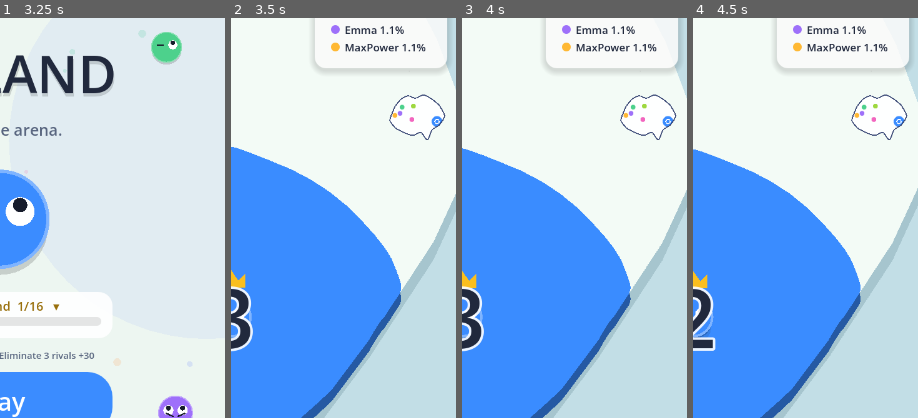
Above: before the commit, frames 1-4 (left to right).
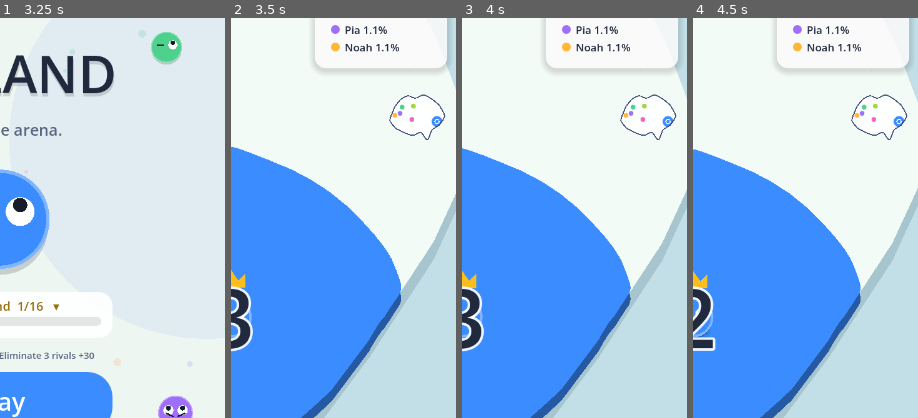
Above: after the commit, the same moments.

Repository: Tourist105/inkland
Game: Godot game, scene res://scenes/Home.tscn
Two runs of this game, one before a commit and one after it. Both use one fixed random seed, a clock stepped at 60 frames per second and the inputs below.
Inputs (mouse positions are % of the whole screen's width and height, from its top left):
- Up to frame 1 (3.25 s): click "Play" at 0.5 s; click "Play" at 1.25 s; click "Start big (AD)" at 2 s; click "Start big (AD)" at 2.75 s
- Up to frame 2 (3.5 s): no input
- Up to frame 3 (4 s): move the mouse to (72, 45) at 3.52 s; hold Right (ui_right) from 3.53 s (still down); click (72, 45) at 3.67 s
- Up to frame 4 (4.5 s): release Right (ui_right) at 4.25 s; click (7, 4) at 4.25 s
The pictures show only the part of the screen within x 50-100%, y 13-63%; the shares and areas given below are measured in that part.

Frame 1 is identical in both runs. In frame 2, 0.7% of the frame differs, in the area x 51-87%, y 2-9%; in frame 3, 0.7%; in frame 4, 0.7%.

Commit message:
Bots respawn with fresh names — a long map stays lively with new rivals
Co-Authored-By: Claude Fable 5 <noreply@anthropic.com>

Diff:
--- a/scripts/Arena.gd
+++ b/scripts/Arena.gd
@@ -321,8 +321,10 @@
 			p.respawn_in = RESPAWN
 			return
 		p.home = spot
+		# A returning rival reads as a NEW player — fresh name (and, in Blitz,
+		# a fresh ink colour). Keeps a long map lively.
+		p.display_name = BOT_NAMES[randi() % BOT_NAMES.size()]
 		if Game.blitz:
-			# Blitz: rivals return as a FRESH ink colour, like a new player.
 			_blitz_color = (_blitz_color + 1) % BOT_COLORS.size()
 			p.color = BOT_COLORS[_blitz_color]
 			_dirty_owners[p.id] = true
